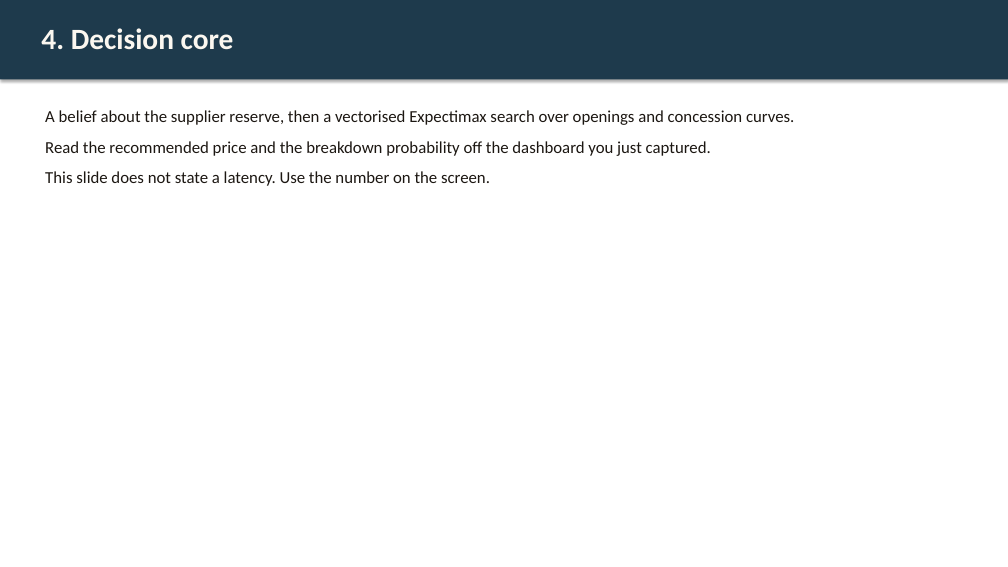
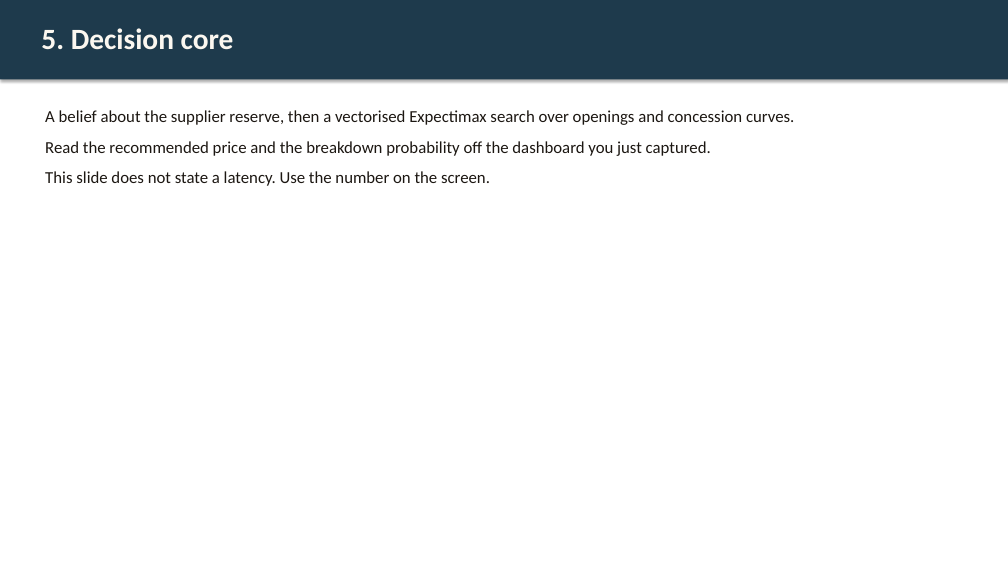
Before and after one commit to Fu93/tradeflow-ai, a slide deck: slide 5 of results/pitch.pptx (slide 4 before the commit). Drawn at 1008x567 pixels with LibreOffice and Linux fonts; fonts in the diff are those of the drawing. Boxes give left, top, right and bottom in pixels: in the first picture for what was removed or moved away, otherwise in the second. Text is boxed around its words. In the diff, an @@ line names an element or a change of style, - is before the commit and + after.

```diff
--- a/results/pitch.pptx
+++ b/results/pitch.pptx
@@ text at bbox=[41, 28, 234, 50]: text changed @@
-4. Decision core
+5. Decision core
```
Also in this commit, not shown: 6 other slides changed, 1 slide added, 35 other files.
